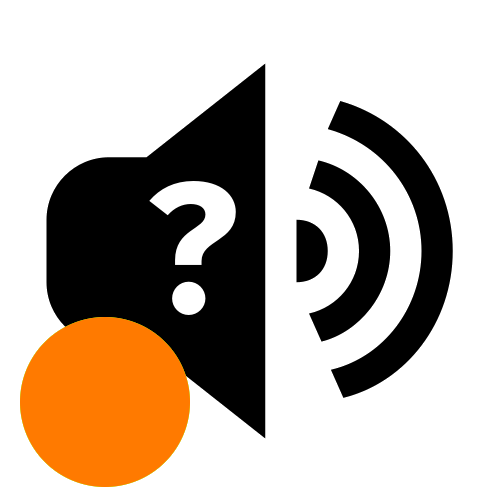
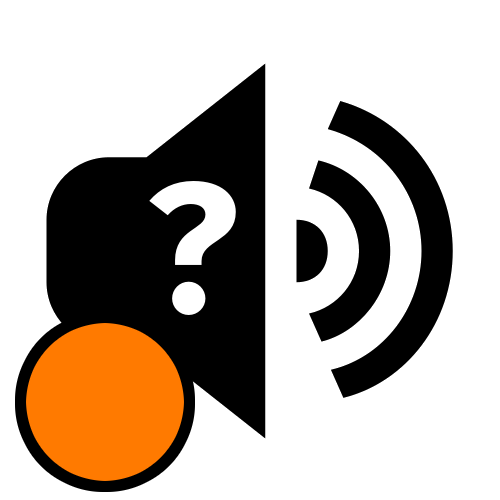
Before/after of a 500 x 500 layered artwork. What changed in the layer stack:
added layer "Layer #1" above "Layer" over [15, 317, 195, 492]
